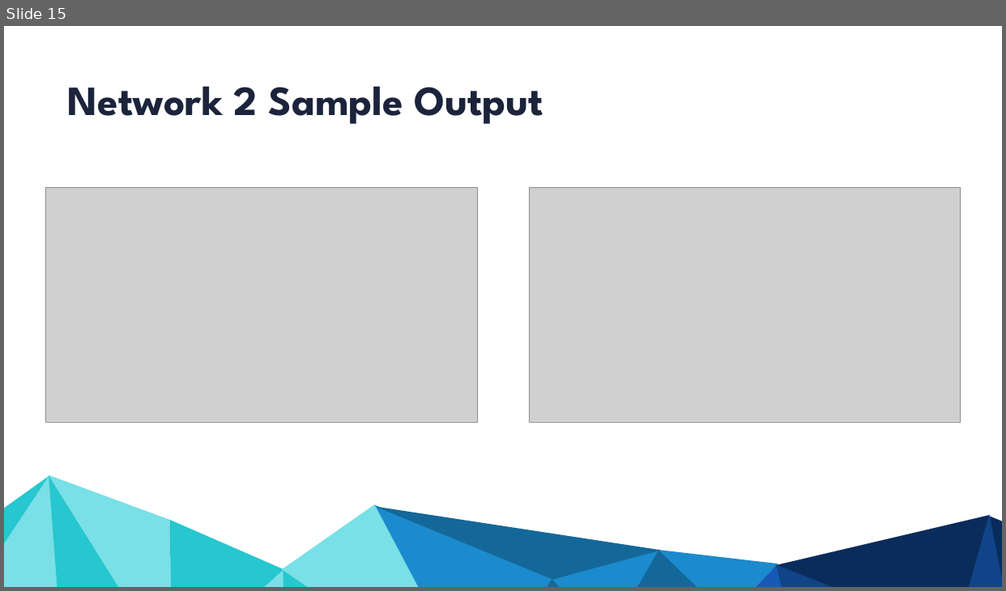
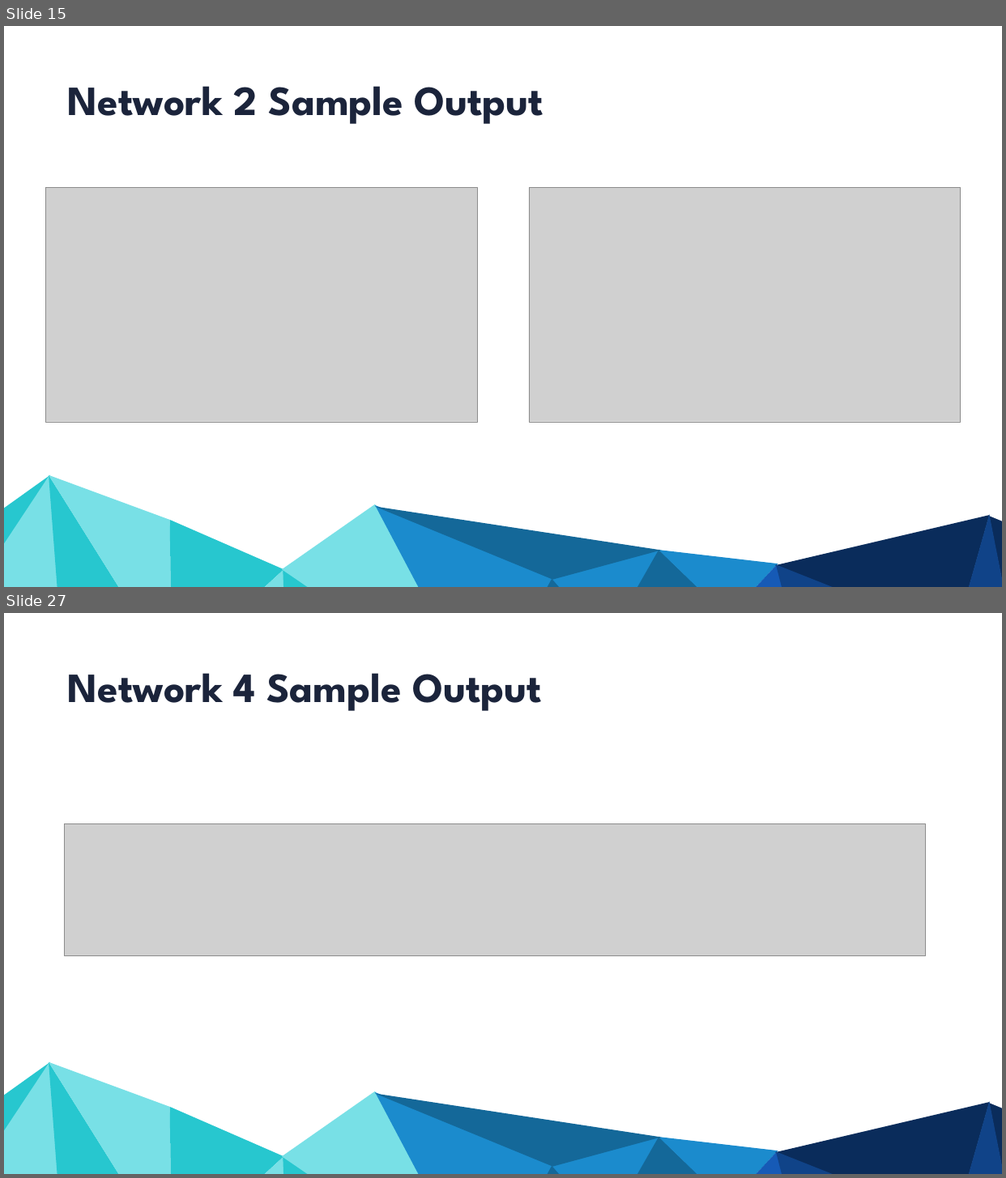
Before and after one commit to NasirKhalid24/Vancouver-Crime-Prediction, a slide deck: Final Presentation.pptx. Shown one above the other, each under a label of ours: slide 15 before the commit, slides 15 and 27 after it; the slides between them are not shown. The pictures are 1006x591 and 1006x1178 pixels, drawn with LibreOffice and Linux fonts; fonts in the diff are those of the drawing; grey boxes stand for pictures. Boxes give left, top, right and bottom in pixels: in the first picture for what was removed or moved away, otherwise in the second. Text is boxed around its words. In the diff, an @@ line names an element or a change of style, - is before the commit and + after.

```diff
--- a/Final Presentation.pptx
+++ b/Final Presentation.pptx
@@ slide 27 added at (4, 613, 1002, 1174), background #FFFFFF; not listed: 19 template elements that a slide beside it also shows @@
@@ text added at (68, 673, 542, 711), 80 pt, text #1B243B, bold @@
+Network 4 Sample Output
@@ picture added at (64, 824, 925, 956) @@
```
Also in this commit, not shown: 1 slide changed, 13 other slides added.
